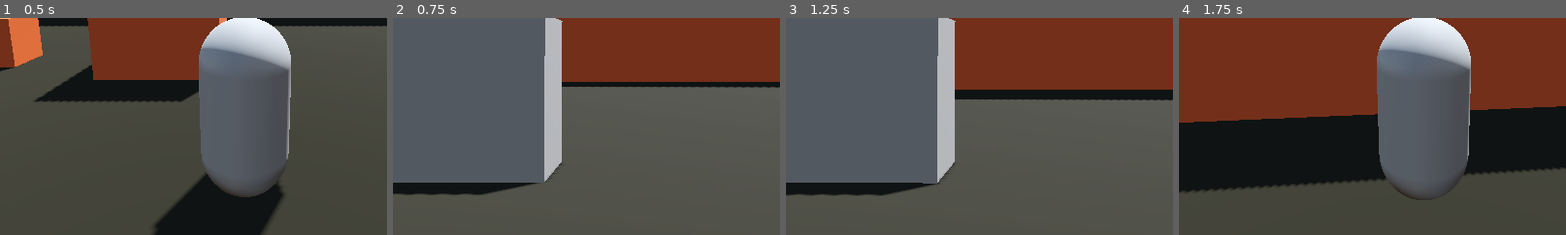
Above: before the commit, frames 1-4 (left to right).
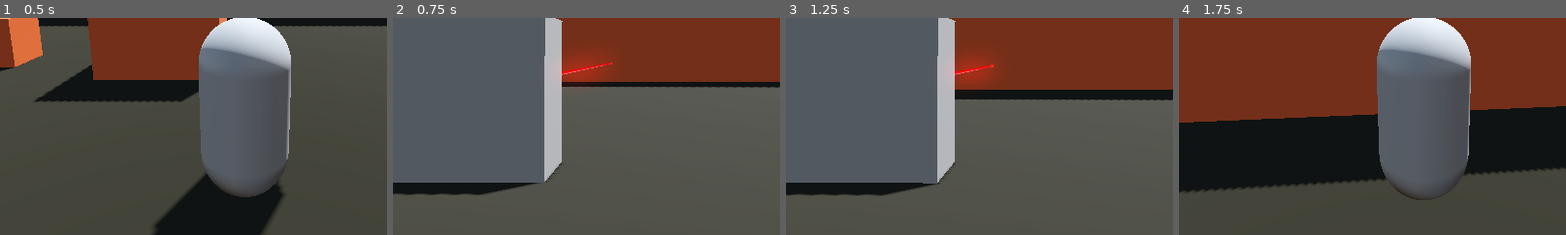
Above: after the commit, the same moments.

Repository: Peter-Pyshnyy/metamorphosis-game-jam-
Game: Godot game, scene res://main_scene.tscn
The game is run twice, just before and just after one commit, with the same random seed, the same clock (stepped at 60 frames per second) and the same inputs.
Inputs (mouse positions are % of the whole screen's width and height, from its top left):
- Up to frame 1 (0.5 s): no input
- Up to frame 2 (0.75 s): move the mouse to (49, 52) at 0.52 s; hold W (move_forward) from 0.53 s (still down); hold Right mouse button (zoom) from 0.53 s (still down)
- Up to frame 3 (1.25 s): keep holding W (move_forward); keep holding Right mouse button (zoom); tap Space (move_jump) at 0.77 s
- Up to frame 4 (1.75 s): keep holding W (move_forward); move the mouse to (57, 51) at 1.27 s; release Right mouse button (zoom) at 1.28 s; right-click (57, 51) at 1.35 s; tap Space (move_jump) at 1.52 s
The pictures show only the part of the screen within x 18-68%, y 50-100%; the shares and areas given below are measured in that part.

Frame 1 is identical in both runs. In frame 2, 1.3% of the frame differs, in the area x 43-57%, y 17-32%; in frame 3, 1.1%; in frame 4, nothing differs.

Commit message:
added laser pointer

Diff:
--- a/Camera3D.gd
+++ b/Camera3D.gd
@@ -38,8 +38,6 @@
 		gun_mesh.visible = true
 		gun_collision.disabled = false
 
-		print(camera.fov)
-
 		if floor(camera.fov - 0.3) == close_fov:
 			camera.position = close_pos
 			pitch.rotation = close_pitch
--- a/Player.gd
+++ b/Player.gd
@@ -1,3 +1,5 @@
+#TODO fix body falling through the ground
+
 extends RigidBody3D
 
 var mouse_sensitivity := 0.001
--- /dev/null
+++ b/end_particle.tscn
@@ -0,0 +1,38 @@
+[gd_scene load_steps=6 format=3 uid="uid://bn5ixq5kyban4"]
+
+[sub_resource type="Curve" id="Curve_77yqo"]
+_data = [Vector2(0, 0.479132), 0.0, 0.0, 0, 0, Vector2(0.250996, 1), 0.0, 0.0, 0, 0, Vector2(1, 0), 0.0, 0.0, 0, 0]
+point_count = 3
+
+[sub_resource type="CurveTexture" id="CurveTexture_sy50i"]
+curve = SubResource("Curve_77yqo")
+
+[sub_resource type="ParticleProcessMaterial" id="ParticleProcessMaterial_sar1p"]
+spread = 79.964
+initial_velocity_min = 0.7
+initial_velocity_max = 0.7
+gravity = Vector3(0, 0, 0)
+scale_curve = SubResource("CurveTexture_sy50i")
+
+[sub_resource type="StandardMaterial3D" id="StandardMaterial3D_o7tc8"]
+transparency = 1
+albedo_color = Color(0.698039, 0, 0, 0.941176)
+emission_enabled = true
+emission = Color(1, 0.0118886, 0.00756904, 1)
+emission_energy_multiplier = 16.0
+billboard_mode = 3
+billboard_keep_scale = true
+particles_anim_h_frames = 1
+particles_anim_v_frames = 1
+particles_anim_loop = false
+
+[sub_resource type="QuadMesh" id="QuadMesh_cobmu"]
+material = SubResource("StandardMaterial3D_o7tc8")
+size = Vector2(0.05, 0.05)
+
+[node name="end_particle" type="GPUParticles3D"]
+transform = Transform3D(1, 0, 0, 0, 1, 0, 0, 0, 1, -0.000955433, 2.98023e-08, 0.000872314)
+amount = 30
+lifetime = 0.03
+process_material = SubResource("ParticleProcessMaterial_sar1p")
+draw_pass_1 = SubResource("QuadMesh_cobmu")
--- /dev/null
+++ b/laser.gd
@@ -0,0 +1,27 @@
+extends RayCast3D
+
+@onready var beam_mesh := $beamMesh
+@onready var end_particles := $beamMesh/end_particle
+
+# Called when the node enters the scene tree for the first time.
+func _ready():
+	pass # Replace with function body.
+
+
+# Called every frame. 'delta' is the elapsed time since the previous frame.
+func _process(delta):
+	print("here")
+
+	var cast_point
+	force_raycast_update()
+
+	if is_colliding():
+		cast_point = to_local(get_collision_point())
+
+		beam_mesh.visible = true
+		beam_mesh.mesh.height = cast_point.y
+		beam_mesh.position.y = cast_point.y/2
+
+		end_particles.position.y = cast_point.y*0.5
+	else:
+		beam_mesh.visible = false
--- /dev/null
+++ b/laser.tscn
@@ -0,0 +1,27 @@
+[gd_scene load_steps=5 format=3 uid="uid://b5b077oga1ay4"]
+
+[ext_resource type="Script" path="res://laser.gd" id="1_1hwxh"]
+[ext_resource type="PackedScene" uid="uid://bn5ixq5kyban4" path="res://end_particle.tscn" id="2_1p6p7"]
+
+[sub_resource type="CylinderMesh" id="CylinderMesh_aqrik"]
+flip_faces = true
+top_radius = 0.01
+bottom_radius = 0.01
+height = 0.001
+
+[sub_resource type="StandardMaterial3D" id="StandardMaterial3D_s362b"]
+transparency = 1
+albedo_color = Color(1, 0.180392, 0.180392, 0.941176)
+emission_enabled = true
+emission = Color(1, 0, 0, 1)
+emission_energy_multiplier = 5.37
+
+[node name="RayCast3D" type="RayCast3D"]
+script = ExtResource("1_1hwxh")
+
+[node name="beamMesh" type="MeshInstance3D" parent="."]
+mesh = SubResource("CylinderMesh_aqrik")
+surface_material_override/0 = SubResource("StandardMaterial3D_s362b")
+
+[node name="end_particle" parent="beamMesh" instance=ExtResource("2_1p6p7")]
+transform = Transform3D(-4.37114e-08, -1, 0, 1, -4.37114e-08, 0, 0, 0, 1, -0.000955433, 2.98023e-08, 0.000872314)
--- a/player.tscn
+++ b/player.tscn
@@ -1,6 +1,7 @@
-[gd_scene load_steps=8 format=3 uid="uid://vyby26br5i3n"]
+[gd_scene load_steps=9 format=3 uid="uid://vyby26br5i3n"]
 
 [ext_resource type="Script" path="res://Player.gd" id="1_l1asf"]
+[ext_resource type="PackedScene" uid="uid://b5b077oga1ay4" path="res://laser.tscn" id="2_ot1oj"]
 [ext_resource type="Script" path="res://Camera3D.gd" id="2_strcf"]
 
 [sub_resource type="PhysicsMaterial" id="PhysicsMaterial_rneln"]
@@ -34,9 +35,12 @@
 visible = false
 mesh = SubResource("BoxMesh_3uwuq")
 
+[node name="RayCast3D" parent="gun_mesh" instance=ExtResource("2_ot1oj")]
+transform = Transform3D(1.88282, 0, 0, 0, -8.23007e-08, -1.88282, 0, 1.88282, -8.23007e-08, 0, 0.0330333, -0.526604)
+target_position = Vector3(0, -50, 0)
+
 [node name="gun_collision" type="CollisionShape3D" parent="."]
 transform = Transform3D(0.531118, 0, 0, 0, 0.531118, 0, 0, 0, 0.531118, 0, -0.0175446, 0)
-visible = false
 shape = SubResource("ConvexPolygonShape3D_ooc2l")
 disabled = true
 
